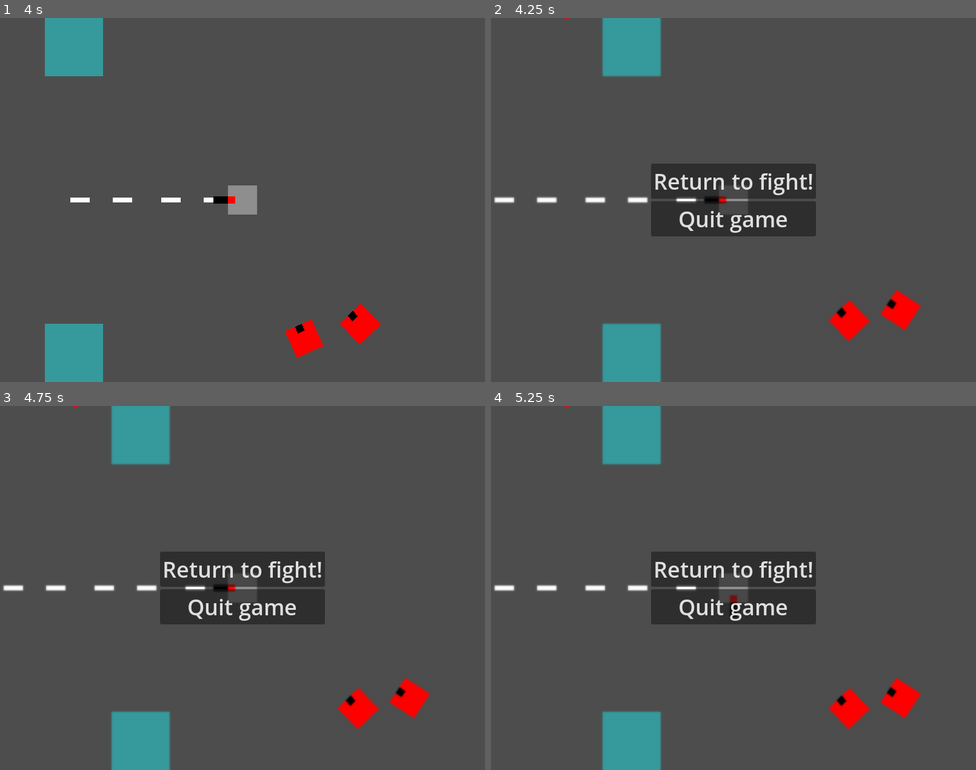
Above: before the commit, frames 1-4 (two rows, left to right).
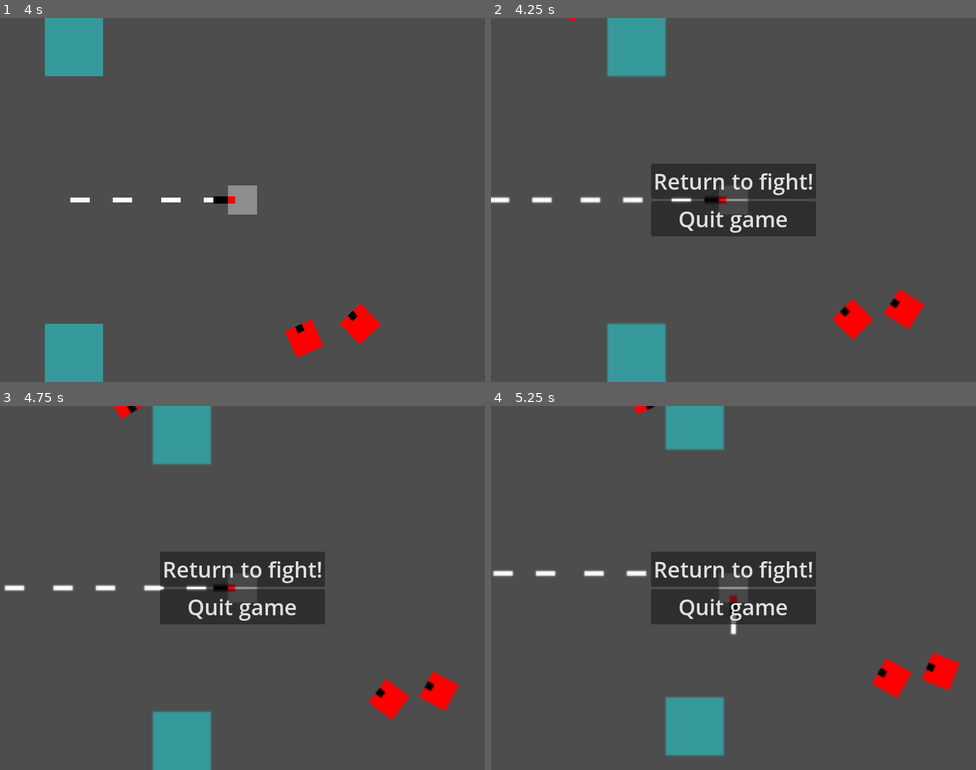
Above: after the commit, the same moments.

Repository: ToastedBrains/overloaded
Game: Godot game, scene res://src/main.tscn
Two runs of this game, one before a commit and one after it. Both use one fixed random seed, a clock stepped at 60 frames per second and the inputs below.
Inputs (mouse positions are in pixels of both pictures, inside the frame that each line leads up to):
- Up to frame 1 (4 s): tap Enter at 0.5 s; move the mouse to (349, 181) at 0.52 s; hold Right (ui_right) 0.53-1.28 s; click (349, 181) at 0.67 s; move the mouse to (145, 218) at 1.27 s; hold Down (ui_down) 1.28-2.03 s; click (145, 218) at 1.42 s; move the mouse to (291, 119) at 2.02 s; hold Right (ui_right) 2.03-2.78 s; click (291, 119) at 2.17 s; move the mouse to (218, 272) at 2.77 s; hold Up (ui_up) 2.78-3.53 s; click (218, 272) at 2.92 s; move the mouse to (388, 254) at 3.52 s; hold Left (ui_left) from 3.53 s (still down); click (388, 254) at 3.67 s
- Up to frame 2 (4.25 s): keep holding Left (ui_left); tap Escape (ui_cancel) at 4.15 s
- Up to frame 3 (4.75 s): keep holding Left (ui_left); move the mouse to (97, 533) at 4.27 s; click (97, 533) at 4.42 s
- Up to frame 4 (5.25 s): move the mouse to (757, 588) at 5.02 s; release Left (ui_left) at 5.03 s; hold Down (ui_down) from 5.03 s (still down); click (757, 588) at 5.17 s

Frame 1 is identical in both runs. In frame 2, 1.4% of the frame differs, in the area x 0-90%, y 0-100%; in frame 3, 7.4%; in frame 4, 9.8%, in the area x 0-97%, y 0-100%.
Error in both runs: Invalid access to property or key 'source' on a base object of type 'Array'. (res://src/global/debug.gd:11)

Commit message:
Zoom with mouse wheel.

Diff:
--- /dev/null
+++ b/src/levels/level_base/Camera2D.gd
@@ -0,0 +1,20 @@
+extends Camera2D
+
+var zoom_min = Vector2(.2, .2)
+var zoom_max = Vector2(2, 2)
+var zoom_speed = Vector2(.05, .05)
+var zoom_target = zoom
+
+
+func _process(delta):
+	zoom = lerp(zoom, zoom_target, .2)
+
+func _input(event):
+	if event is InputEventMouseButton:
+		if event.is_pressed():
+			if event.button_index == MOUSE_BUTTON_WHEEL_DOWN:
+				if zoom_target > zoom_min:
+					zoom_target -= zoom_speed
+			elif event.button_index == MOUSE_BUTTON_WHEEL_UP:
+				if zoom_target < zoom_max:
+					zoom_target += zoom_speed
--- a/src/levels/level_base/level_base.gd
+++ b/src/levels/level_base/level_base.gd
@@ -1,6 +1,7 @@
 extends Node
 
 const ENNEMI = preload("res://src/ennemies/ennemy/ennemy.tscn")
+
 
 func spawn():
 	var new_ennemi = ENNEMI.instantiate()
--- a/src/levels/level_base/level_base.tscn
+++ b/src/levels/level_base/level_base.tscn
@@ -1,7 +1,8 @@
-[gd_scene load_steps=6 format=3 uid="uid://blvmw1aet6bb6"]
+[gd_scene load_steps=7 format=3 uid="uid://blvmw1aet6bb6"]
 
 [ext_resource type="PackedScene" uid="uid://v8dorecia6mh" path="res://src/player/player.tscn" id="1_nja47"]
 [ext_resource type="Script" path="res://src/levels/level_base/level_base.gd" id="1_qig2g"]
+[ext_resource type="Script" path="res://src/levels/level_base/Camera2D.gd" id="3_p3g0h"]
 [ext_resource type="PackedScene" uid="uid://b75yb01fpbood" path="res://src/levels/obstables/wall.tscn" id="3_u1j8h"]
 [ext_resource type="PackedScene" uid="uid://bdtmi60lcun7r" path="res://src/weapons/bullet/gun.tscn" id="3_vwajk"]
 
@@ -19,6 +20,7 @@
 position = Vector2(400, 300)
 
 [node name="Camera2D" type="Camera2D" parent="Player"]
+script = ExtResource("3_p3g0h")
 
 [node name="Gun" parent="Player" instance=ExtResource("3_vwajk")]
 
--- a/src/main.gd
+++ b/src/main.gd
@@ -17,5 +17,5 @@
 		game_state = State.PLAYING
 	else:
 		%PauseMenu.show()
-		Engine.time_scale = 0
+		Engine.time_scale = 0.2
 		game_state = State.PAUSED
